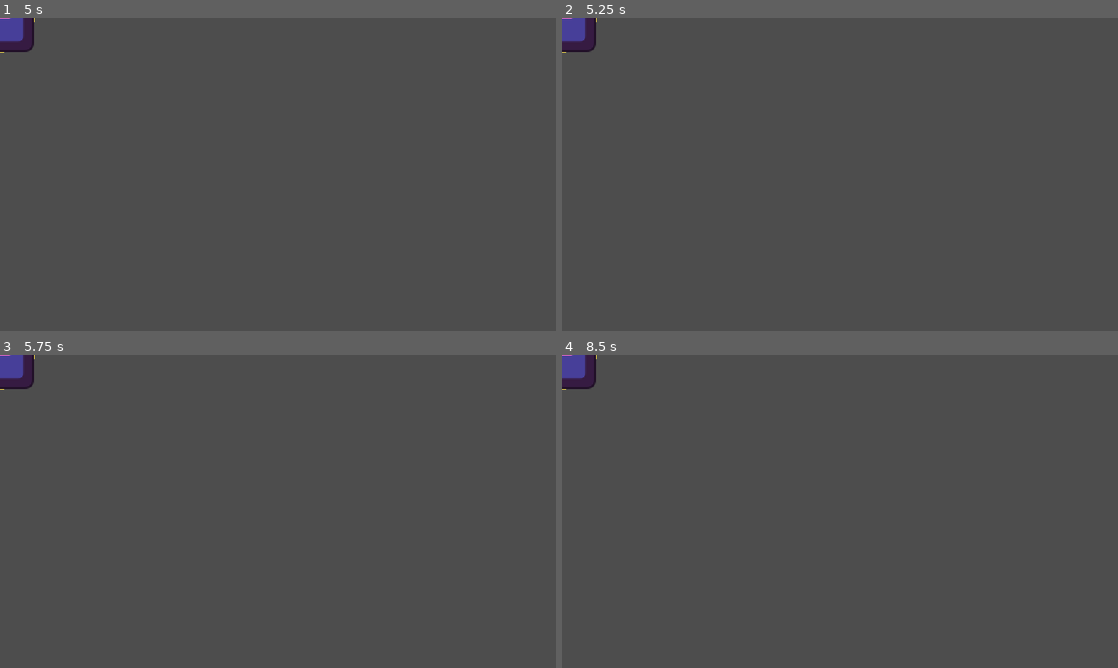
Above: before the commit, frames 1-4 (two rows, left to right).
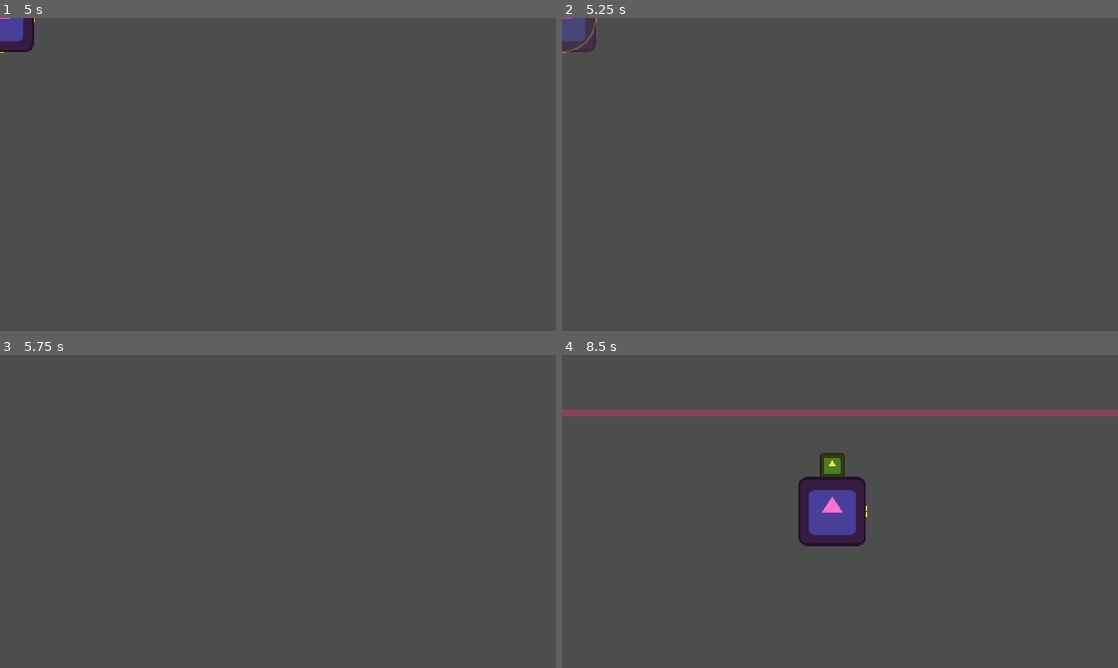
Above: after the commit, the same moments.

Repository: Moon-collab1/Brainrot-Breakout
Game: Godot game, scene res://zona_1/jefe/JefeInfluencer.tscn
The game is run twice, just before and just after one commit, with the same random seed, the same clock (stepped at 60 frames per second) and the same inputs. This scene is started directly instead of the project's main scene. The engine's default icon, where the game draws it, is replaced by a stand-in: a white triangle on a blue panel in a dark square.
Inputs:
- Up to frame 1 (5 s): tap Enter (ui_accept) at 0.5, 0.77, 1.25, 1.52, 2, 2.75, 3.02, 3.5, 3.77, 4.25, 4.52 s; hold Right (ui_right) 0.53-1.28 s; tap X (cachetada) every 0.75 s from 0.6 to 4.35 s; hold Down (ui_down) 1.28-2.03 s; hold Right (ui_right) 2.03-2.78 s; hold Up (ui_up) 2.78-3.53 s; hold Left (ui_left) from 3.53 s (still down)
- Up to frame 2 (5.25 s): release Left (ui_left) at 5.03 s; hold Down (ui_down) from 5.03 s (still down); tap X (cachetada) at 5.1 s
- Up to frame 3 (5.75 s): keep holding Down (ui_down)
- Up to frame 4 (8.5 s): release Down (ui_down) at 5.78 s; hold Right (ui_right) 5.78-6.53 s; tap X (cachetada) every 0.75 s from 5.85 to 8.1 s; tap Enter (ui_accept) at 6.02, 6.77, 7.52 s; hold Up (ui_up) 6.53-7.28 s; hold Right (ui_right) 7.28-8.03 s; hold Down (ui_down) from 8.03 s (still down)

Frame 1 is identical in both runs. In frame 2, 0.4% of the frame differs, in the area x 0-7%, y 0-12%; in frame 3, 0.7%; in frame 4, 5.9%, in the area x 0-100%, y 0-62%.
Error after the commit: Invalid access to property or key 'global_position' on a base object of type 'null instance'. (res://zona_1/jefe/jefe_influencer.gd:467)

Commit message:
todos los ataques del jefe(que tardada)

Diff:
--- /dev/null
+++ b/Brainrot-Breakout/zona_1/jefe/ataques/corazon.gd
@@ -0,0 +1,51 @@
+extends Area2D
+
+# Corazón de la Lluvia de likes y de la Lluvia grande. Va en el grupo "corazones":
+# la cachetada del jugador NO lo destruye (solo el jefe, al aturdirse, o la raíz, al morir).
+# Capa 4 (proyectiles) = 8, máscara jugador(1) + obstáculos(4) = 5.
+const MARGEN_FUERA = 150.0   # si se aleja tanto del mapa, se borra
+
+var vel = Vector2.ZERO       # la pone el jefe al crearlo
+var dano = 6.0               # la pone el jefe (DANO_LIKE)
+var rebotes = 0
+var max_rebotes = 1          # la Lluvia grande lo pone en 0: se destruye al primer obstáculo
+
+func _ready():
+	body_entered.connect(_al_tocar)
+
+func _physics_process(delta):
+	global_position += vel * delta
+	var p = global_position
+	if p.x < -MARGEN_FUERA or p.x > 1152 + MARGEN_FUERA or p.y < -MARGEN_FUERA or p.y > 648 + MARGEN_FUERA:
+		queue_free()
+
+# Placeholder dibujado: reemplazar por el PNG real del corazón
+func _draw():
+	var c = Color(1, 0.2, 0.4)
+	draw_circle(Vector2(-5, -3), 6.0, c)
+	draw_circle(Vector2(5, -3), 6.0, c)
+	draw_colored_polygon(PackedVector2Array([Vector2(-10.5, 0), Vector2(10.5, 0), Vector2(0, 12)]), c)
+
+func _al_tocar(body):
+	if is_queued_for_deletion():
+		return
+	if body.is_in_group("jugador"):
+		body.vida -= dano
+		queue_free()
+	elif body.is_in_group("rebotables") and rebotes < max_rebotes:
+		rebotar(body)
+	else:
+		queue_free()   # límites, o segundo contacto con un obstáculo
+
+# Invierte la componente del eje cuya cara golpeó (la de mayor distancia fuera del rectángulo)
+func rebotar(obst):
+	rebotes += 1
+	var col = obst.get_node("Colision")
+	var mitad = col.shape.size / 2.0
+	var d = global_position - col.global_position
+	var fuera_x = abs(d.x) - mitad.x
+	var fuera_y = abs(d.y) - mitad.y
+	if fuera_x > fuera_y:
+		vel.x = -vel.x
+	else:
+		vel.y = -vel.y
--- /dev/null
+++ b/Brainrot-Breakout/zona_1/jefe/ataques/corazon.tscn
@@ -0,0 +1,14 @@
+[gd_scene format=3]
+
+[ext_resource type="Script" path="res://zona_1/jefe/ataques/corazon.gd" id="1_corazon"]
+
+[sub_resource type="CircleShape2D" id="CircleShape2D_corazon"]
+radius = 10.0
+
+[node name="Corazon" type="Area2D" groups=["corazones"]]
+collision_layer = 8
+collision_mask = 5
+script = ExtResource("1_corazon")
+
+[node name="Forma" type="CollisionShape2D" parent="."]
+shape = SubResource("CircleShape2D_corazon")
--- /dev/null
+++ b/Brainrot-Breakout/zona_1/jefe/ataques/franja.gd
@@ -0,0 +1,33 @@
+extends Node2D
+
+# Franja vertical del "Directo en vivo". Va en el grupo "franjas" (NO en "proyectiles":
+# la cachetada no la destruye). La crea el jefe en el aviso y la activa después.
+const ALTO = 648.0   # de borde a borde del mapa
+
+var ancho = 90.0       # los pone el jefe (DIRECTO_ANCHO y DIRECTO_DOPA)
+var dopa_seg = 15.0
+var activa = false     # false = aviso (no hace daño)
+var t = 0.0
+
+func activar():
+	activa = true
+
+func _process(delta):
+	t += delta
+	if activa:
+		var jug = get_parent().get_node("Jugador")
+		# position.x es el centro de la franja
+		if abs(jug.global_position.x - global_position.x) <= ancho / 2.0:
+			jug.dopa += dopa_seg * delta
+	queue_redraw()
+
+# Placeholder dibujado: reemplazar por el sprite real de la franja
+func _draw():
+	var rect = Rect2(-ancho / 2.0, 0.0, ancho, ALTO)
+	if activa:
+		var alfa = 0.35 + 0.1 * sin(t * 8.0)   # late un poco mientras está activa
+		draw_rect(rect, Color(1, 0.1, 0.4, alfa))
+		draw_rect(rect, Color(1, 0.4, 0.6, 0.9), false, 3.0)
+	else:
+		draw_rect(rect, Color(1, 0.1, 0.4, 0.12))
+		draw_rect(rect, Color(1, 0.4, 0.6, 0.5), false, 2.0)
--- /dev/null
+++ b/Brainrot-Breakout/zona_1/jefe/ataques/franja.tscn
@@ -0,0 +1,6 @@
+[gd_scene format=3]
+
+[ext_resource type="Script" path="res://zona_1/jefe/ataques/franja.gd" id="1_franja"]
+
+[node name="Franja" type="Node2D" groups=["franjas"]]
+script = ExtResource("1_franja")
--- a/Brainrot-Breakout/zona_1/jefe/jefe_influencer.gd
+++ b/Brainrot-Breakout/zona_1/jefe/jefe_influencer.gd
@@ -17,6 +17,59 @@
 const RADIO_ANTENA = 25.0
 # Posiciones de la antena: 0 arriba, 1 izquierda, 2 derecha
 const POS_ANTENA = [Vector2(0, -95), Vector2(-95, 0), Vector2(95, 0)]
+# Cola de rotación de ataques (Parte 5)
+const PAUSA_ATAQUE = 1.5         # pausa entre ataques
+const PAUSA_ATAQUE_F2 = 1.0      # pausa en fase 2
+const ESPERA_COOLDOWN = 0.5      # si todos los ataques están en cooldown
+const COOLDOWNS = {"flash": 7.0, "lluvia": 6.0, "lluvia_grande": 12.0, "directo": 14.0, "pulso": 4.0}
+# Pulso del aro (Parte 5)
+const PULSO_DIST = 130.0     # distancia al centro que activa el pulso
+const PULSO_ESPERA = 1.2     # segundos cerca del jefe para que se active
+const PULSO_BRILLO = 0.8     # el aro brilla este tiempo antes de la onda
+const PULSO_RADIO = 140.0
+const PULSO_DANO = 5.0
+const PULSO_EMPUJE = 150.0
+const PULSO_ANIM = 0.3       # duración del dibujo de la onda
+# Contacto: si el jugador se mete dentro del cuerpo del jefe, recibe daño por segundo
+const DANO_CONTACTO = 25.0
+
+# Flash de selfie (Parte 5)
+const FLASH_AVISO = 1.0        # duración del aviso (el cono amarillo)
+const FLASH_APUNTA = 0.6       # sigue al jugador este tiempo; después bloquea el ángulo
+const FLASH_ALCANCE = 450.0
+const FLASH_SEMIANGULO = 16.0  # grados
+const FLASH_BLANCO = 1.5       # segundos de pantalla blanca si te alcanza
+# Lluvia de likes (Parte 5)
+const LLUVIA_AVISO = 0.6       # aviso antes de la primera tanda
+const LLUVIA_TANDAS = 2
+const LLUVIA_CORAZONES = 5     # corazones por tanda
+const LLUVIA_SEPARACION = 0.5  # segundos entre tandas
+const LLUVIA_ABANICO = 50.0    # grados de apertura del abanico
+const LLUVIA_VEL = 220.0       # px/s
+const DANO_LIKE = 6.0          # bajar a 5 en la Parte 7 si el jugador muere mucho
+# Lluvia grande de likes (Parte 5): corazones que caen desde la pared de arriba
+const GRANDE_AVISO = 1.2
+const GRANDE_OLAS = 6          # tandas de corazones
+const GRANDE_SEPARACION = 0.5  # segundos entre tandas
+const GRANDE_COLUMNAS = 12     # el ancho del mapa se divide en columnas
+const GRANDE_POR_OLA = 8       # corazones por tanda (quedan 4 columnas libres para esquivar)
+const GRANDE_VEL = 240.0       # px/s hacia abajo
+const GRANDE_Y = 125.0         # justo debajo de la pared de arriba (que llega hasta y=112)
+const GRANDE_X0 = 30.0
+const GRANDE_X1 = 1122.0
+const DANO_LIKE_GRANDE = 4.0   # más bajo que DANO_LIKE porque caen muchos
+# Directo en vivo (Parte 5)
+const DIRECTO_AVISO = 1.0
+const DIRECTO_ACTIVA = 5.0
+const DIRECTO_ANCHO = 90.0
+const DIRECTO_DOPA = 15.0      # dopamina por segundo mientras estés dentro
+# Cambio de set (Parte 5)
+const SETS = [Vector2(880, 300), Vector2(560, 324), Vector2(250, 324)]   # A, B, C
+const CAMBIO_DESVANECE = 0.5
+const CAMBIO_INVISIBLE = 0.5
+const CAMBIO_APARECE = 0.5
+const CAMBIO_MIN = 2           # se cambia de set cada 2-3 ataques (al azar)
+const CAMBIO_MAX = 3
 const COLOR_NORMAL = Color(1, 0.45, 0.8)
 const COLOR_ATURDIDO = Color(0.5, 0.6, 1.0)
 
@@ -31,6 +84,28 @@
 var muerto = false
 var tw_aviso = null
 var tw_parpadeo = null
+var cola = Lista.new()   # cola de rotación: se saca el primero y se reinserta al final
+var cooldown = {}        # segundos que le faltan a cada ataque para poder usarse
+var t_pelea = 0.0        # duración de la pelea (para el balance)
+var en_aviso = false     # true mientras otro ataque muestra su aviso (el pulso no se activa entonces)
+var pulso_t = 0.0        # tiempo seguido que el jugador lleva cerca
+var pulso_activo = false # true desde que empieza a brillar hasta que sale la onda
+var id_pulso = 0         # sube al cancelar el pulso (aturdir)
+var brillo = false
+var onda_r = 0.0
+var onda_a = 0.0
+var cono_activo = false  # el cono del Flash se está mostrando
+var cono_t = 0.0
+var cono_ang = 0.0       # ángulo del cono (radianes)
+var lluvia_aviso = false # se está mostrando el aviso de la Lluvia (el abanico apunta al jugador)
+var lluvia_ang = 0.0     # ángulo central del abanico (radianes)
+var grande_aviso = false # se está mostrando el aviso de la lluvia grande (barra arriba)
+
+var set_actual = 0         # 0 = A, 1 = B, 2 = C (el jefe nace en A)
+var ataques_hasta_cambio = 2   # ataques que faltan para el próximo cambio de set
+var tw_cambio = null
+var corazon_esc = preload("res://zona_1/jefe/ataques/corazon.tscn")
+var franja_esc = preload("res://zona_1/jefe/ataques/franja.tscn")
 
 @onready var antena = $Antena
 
@@ -39,6 +114,12 @@
 	for v in ANTENAS:
 		antenas.agregar_final(v)
 	nueva_antena()
+	cola.agregar_final("flash")
+	cola.agregar_final("lluvia")
+	cola.agregar_final("lluvia_grande")
+	ataques_hasta_cambio = randi_range(CAMBIO_MIN, CAMBIO_MAX)
+	for nombre in COOLDOWNS:
+		cooldown[nombre] = 0.0
 	vida_cambiada.emit(vida, VIDA_MAX)
 	# aparece con un fundido durante la intro
 	modulate.a = 0.0
@@ -47,9 +128,45 @@
 	$TimerEstado.timeout.connect(_al_terminar_estado)
 	cambiar_estado(Estado.INTRO)
 
+func _process(delta):
+	if muerto:
+		return
+	t_pelea += delta
+	for nombre in cooldown:
+		cooldown[nombre] = max(cooldown[nombre] - delta, 0.0)
+	revisar_pulso(delta)
+	dano_contacto(delta)
+	actualizar_cono(delta)
+	actualizar_aviso_lluvia()
+	queue_redraw()
+
 # El aro del jefe (se reemplaza por el sprite real)
 func _draw():
-	draw_arc(Vector2.ZERO, RADIO_CUERPO, 0.0, TAU, 48, Color(1, 0.9, 0.3), 4.0)
+	if brillo:
+		draw_arc(Vector2.ZERO, RADIO_CUERPO, 0.0, TAU, 48, Color(1, 1, 1), 9.0)
+	else:
+		draw_arc(Vector2.ZERO, RADIO_CUERPO, 0.0, TAU, 48, Color(1, 0.9, 0.3), 4.0)
+	if onda_a > 0.0:
+		draw_arc(Vector2.ZERO, onda_r, 0.0, TAU, 64, Color(1, 1, 1, onda_a), 6.0)
+	if lluvia_aviso:
+		# 5 rayitas que muestran hacia dónde saldrán los corazones
+		for i in range(LLUVIA_CORAZONES):
+			draw_line(Vector2.from_angle(angulo_corazon(i, lluvia_ang)) * (RADIO_CUERPO + 5.0), Vector2.from_angle(angulo_corazon(i, lluvia_ang)) * (RADIO_CUERPO + 90.0), Color(1, 0.2, 0.4, 0.6), 3.0)
+	if grande_aviso:
+		# barra parpadeante pegada a la pared de arriba: de ahí caerán los corazones
+		var alfa_b = 0.35 + 0.25 * sin(Time.get_ticks_msec() / 60.0)
+		draw_rect(Rect2(to_local(Vector2(0, 112)), Vector2(1152, 14)), Color(1, 0.2, 0.4, alfa_b))
+	if cono_activo:
+		# más opaco cuando ya bloqueó el ángulo
+		var alfa = 0.3
+		if cono_t > FLASH_APUNTA:
+			alfa = 0.55
+		var semi = deg_to_rad(FLASH_SEMIANGULO)
+		var puntos = PackedVector2Array([Vector2.ZERO])
+		for i in range(13):
+			var a = cono_ang - semi + (2.0 * semi) * i / 12.0
+			puntos.append(Vector2.from_angle(a) * FLASH_ALCANCE)
+		draw_colored_polygon(puntos, Color(1, 0.9, 0.1, alfa))
 
 # ---------------- Estados ----------------
 
@@ -71,10 +188,24 @@
 
 func _al_terminar_estado():
 	if estado == Estado.INTRO or estado == Estado.ATURDIDO:
-		cambiar_estado(Estado.ATACANDO)   # Parte 5: aquí arranca la cola de ataques
+		cambiar_estado(Estado.ATACANDO)
+		iniciar_ataques()
 
 func aturdir():
 	id_ataque += 1          # cancela el ataque en curso
+	id_pulso += 1           # y el pulso, si estaba brillando
+	pulso_activo = false
+	pulso_t = 0.0
+	brillo = false
+	en_aviso = false
+	cono_activo = false
+	lluvia_aviso = false
+	grande_aviso = false
+	# si estaba cambiando de set: se corta el fundido y la antena vuelve
+	if tw_cambio != null and tw_cambio.is_valid():
+		tw_cambio.kill()
+	modulate.a = 1.0
+	mostrar_antena(true)
 	limpiar_ataques()
 	cambiar_estado(Estado.ATURDIDO)
 
@@ -82,9 +213,298 @@
 	# get_nodes_in_group devuelve una copia, es seguro liberar dentro del bucle
 	for p in get_tree().get_nodes_in_group("proyectiles"):
 		p.queue_free()
+	for c in get_tree().get_nodes_in_group("corazones"):
+		c.queue_free()
 	for f in get_tree().get_nodes_in_group("franjas"):
 		f.queue_free()
 	# los zombis NO se borran
+
+# ---------------- Cola de ataques ----------------
+
+# Espera sin usar el árbol global: si el jefe se libera, la corrutina simplemente no continúa
+func esperar(seg):
+	var t = Timer.new()
+	t.one_shot = true
+	add_child(t)
+	t.start(seg)
+	await t.timeout
+	t.queue_free()
+
+func iniciar_ataques(directo = false):
+	id_ataque += 1
+	en_aviso = false
+	cono_activo = false
+	lluvia_aviso = false
+	grande_aviso = false
+	bucle_ataques(id_ataque, directo)
+
+# directo = true: ataca ya (sin pausa) e ignora los cooldowns (lo usa F3)
+func bucle_ataques(mi_id, directo):
+	var saltar_pausa = directo
+	while mi_id == id_ataque and not muerto:
+		if not saltar_pausa:
+			if fase == 2:
+				await esperar(PAUSA_ATAQUE_F2)
+			else:
+				await esperar(PAUSA_ATAQUE)
+			if mi_id != id_ataque or muerto:
+				return
+		saltar_pausa = false
+		var nombre = siguiente_ataque(directo)
+		directo = false
+		if nombre == null:
+			# todos en cooldown: espera 0,5 s y vuelve a probar sin pausa extra
+			await esperar(ESPERA_COOLDOWN)
+			saltar_pausa = true
+			continue
+		print("Cola -> ", nombre)
+		await ejecutar_ataque(nombre, mi_id)
+		cooldown[nombre] = COOLDOWNS[nombre]   # el cooldown cuenta desde que termina (o se cancela)
+		if mi_id != id_ataque or muerto:
+			return   # se canceló: no cuenta para el cambio de set
+		ataques_hasta_cambio -= 1
+		if ataques_hasta_cambio <= 0:
+			await cambiar_set(mi_id)
+			if mi_id != id_ataque or muerto:
+				return
+			ataques_hasta_cambio = randi_range(CAMBIO_MIN, CAMBIO_MAX)
+
+# Saca el primero y lo reinserta al final; si está en cooldown prueba el siguiente
+func siguiente_ataque(ignorar_cooldown):
+	for i in range(cola.tam):
+		var nombre = cola.quitar_primero()
+		cola.agregar_final(nombre)
+		if ignorar_cooldown or cooldown[nombre] <= 0.0:
+			return nombre
+	return null
+
+func ejecutar_ataque(nombre, mi_id):
+	if nombre == "flash":
+		await ataque_flash(mi_id)
+	elif nombre == "lluvia":
+		await ataque_lluvia(mi_id)
+	elif nombre == "lluvia_grande":
+		await ataque_lluvia_grande(mi_id)
+	elif nombre == "directo":
+		await ataque_directo(mi_id)
+
+# Los ataques usan esto para su aviso: mientras dura, el pulso no se activa
+func avisar(mi_id, seg):
+	en_aviso = true
+	await esperar(seg)
+	if mi_id == id_ataque:   # si se canceló, aturdir/iniciar_ataques ya lo pusieron en false
+		en_aviso = false
+
+# ---------------- Flash de selfie ----------------
+
+func ataque_flash(mi_id):
+	var jug = get_parent().get_node("Jugador")
+	cono_ang = (jug.global_position - global_position).angle()
+	cono_t = 0.0
+	cono_activo = true
+	await avisar(mi_id, FLASH_AVISO)
+	if mi_id != id_ataque or muerto:
+		return   # se canceló: aturdir() ya apagó el cono
+	cono_activo = false
+	if jugador_en_cono(jug):
+		print("Flash: te alcanzó")
+		get_parent().get_node("HUD").flash_blanco(FLASH_BLANCO)
+	else:
+		print("Flash: fallo")
+
+# El cono sigue al jugador hasta FLASH_APUNTA y luego queda bloqueado
+func actualizar_cono(delta):
+	if not cono_activo:
+		return
+	cono_t += delta
+	if cono_t <= FLASH_APUNTA:
+		var jug = get_parent().get_node("Jugador")
+		cono_ang = (jug.global_position - global_position).angle()
+
+func jugador_en_cono(jug):
+	var d = jug.global_position - global_position
+	if d.length() > FLASH_ALCANCE:
+		return false
+	return abs(angle_difference(cono_ang, d.angle())) <= deg_to_rad(FLASH_SEMIANGULO)
+
+# ---------------- Contacto ----------------
+
+func dano_contacto(delta):
+	if estado == Estado.INTRO or estado == Estado.CAMBIANDO:
+		return
+	var jug = get_parent().get_node("Jugador")
+	if jug.global_position.distance_to(global_position) <= RADIO_CUERPO:
+		jug.vida -= DANO_CONTACTO * delta
+
+# ---------------- Cambio de set ----------------
+# Fuera de la cola: lo dispara el contador ataques_hasta_cambio. Intangible mientras dura.
+
+func cambiar_set(mi_id):
+	cambiar_estado(Estado.CAMBIANDO)
+	mostrar_antena(false)
+	tw_cambio = create_tween()
+	tw_cambio.tween_property(self, "modulate:a", 0.0, CAMBIO_DESVANECE)
+	await esperar(CAMBIO_DESVANECE)
+	if mi_id != id_ataque or muerto:
+		return   # aturdir() ya restauró todo
+	# ahora es invisible: se mueve a otro set distinto del actual
+	var nuevo = (set_actual + 1 + randi() % (SETS.size() - 1)) % SETS.size()
+	set_actual = nuevo
+	position = SETS[nuevo]
+	print("Cambio de set -> ", ["A", "B", "C"][nuevo])
+	await esperar(CAMBIO_INVISIBLE)
+	if mi_id != id_ataque or muerto:
+		return
+	tw_cambio = create_tween()
+	tw_cambio.tween_property(self, "modulate:a", 1.0, CAMBIO_APARECE)
+	await esperar(CAMBIO_APARECE)
+	if mi_id != id_ataque or muerto:
+		return
+	mostrar_antena(true)
+	cambiar_estado(Estado.ATACANDO)   # el bucle de ataques sigue solo
+
+# ---------------- Lluvia de likes ----------------
+
+func ataque_lluvia(mi_id):
+	var jug = get_parent().get_node("Jugador")
+	lluvia_ang = (jug.global_position - global_position).angle()
+	lluvia_aviso = true
+	await avisar(mi_id, LLUVIA_AVISO)
+	lluvia_aviso = false
+	if mi_id != id_ataque or muerto:
+		return   # se canceló: aturdir() ya limpió todo
+	for t in range(LLUVIA_TANDAS):
+		disparar_tanda(jug)
+		if t < LLUVIA_TANDAS - 1:
+			await esperar(LLUVIA_SEPARACION)
+			if mi_id != id_ataque or muerto:
+				return
+
+# ---------------- Lluvia grande de likes ----------------
+
+func ataque_lluvia_grande(mi_id):
+	grande_aviso = true
+	await avisar(mi_id, GRANDE_AVISO)
+	grande_aviso = false
+	if mi_id != id_ataque or muerto:
+		return   # se canceló: aturdir() ya borró los corazones
+	for k in range(GRANDE_OLAS):
+		disparar_ola_grande()
+		if k < GRANDE_OLAS - 1:
+			await esperar(GRANDE_SEPARACION)
+			if mi_id != id_ataque or muerto:
+				return
+
+# Cada tanda llena GRANDE_POR_OLA de las columnas (al azar) y deja el resto libre
+func disparar_ola_grande():
+	var columnas = []
+	for i in range(GRANDE_COLUMNAS):
+		columnas.append(i)
+	columnas.shuffle()
+	var ancho_col = (GRANDE_X1 - GRANDE_X0) / GRANDE_COLUMNAS
+	for k in range(GRANDE_POR_OLA):
+		var c = corazon_esc.instantiate()
+		c.position = Vector2(GRANDE_X0 + ancho_col * (columnas[k] + 0.5) + randf_range(-12.0, 12.0), GRANDE_Y)
+		c.vel = Vector2(0, GRANDE_VEL)
+		c.dano = DANO_LIKE_GRANDE
+		c.max_rebotes = 0   # no rebotan: al tocar un auto o basurero se destruyen
+		get_parent().add_child(c)
+
+# Durante el aviso el abanico sigue al jugador; al disparar se calcula de nuevo
+func actualizar_aviso_lluvia():
+	if not lluvia_aviso:
+		return
+	var jug = get_parent().get_node("Jugador")
+	lluvia_ang = (jug.global_position - global_position).angle()
+
+# Ángulo del corazón número i dentro del abanico centrado en "centro"
+func angulo_corazon(i, centro):
+	var abanico = deg_to_rad(LLUVIA_ABANICO)
+	return centro - abanico / 2.0 + abanico * i / (LLUVIA_CORAZONES - 1)
+
+func disparar_tanda(jug):
+	var centro = (jug.global_position - global_position).angle()
+	for i in range(LLUVIA_CORAZONES):
+		var c = corazon_esc.instantiate()
+		c.position = position   # el jefe y los corazones son hijos de la misma raíz
+		c.vel = Vector2.from_angle(angulo_corazon(i, centro)) * LLUVIA_VEL
+		c.dano = DANO_LIKE
+		get_parent().add_child(c)
+	print("Lluvia: tanda de ", LLUVIA_CORAZONES, " corazones")
+
+# ---------------- Directo en vivo (fase 2) ----------------
+
+func ataque_directo(mi_id):
+	var jug = get_parent().get_node("Jugador")
+	# la franja se centra en la x del jugador al empezar el aviso y ya no se mueve
+	var f = franja_esc.instantiate()
+	f.position = Vector2(jug.global_position.x, 0)
+	f.ancho = DIRECTO_ANCHO
+	f.dopa_seg = DIRECTO_DOPA
+	get_parent().add_child(f)
+	get_parent().move_child(f, 1)   # justo encima del Mapa, debajo de jugador, zombis y jefe
+	await avisar(mi_id, DIRECTO_AVISO)
+	if mi_id != id_ataque or muerto:
+		return   # se canceló: aturdir() ya borró la franja (grupo "franjas")
+	f.activar()
+	print("Directo: franja activa")
+	await esperar(DIRECTO_ACTIVA)
+	if mi_id != id_ataque or muerto:
+		return
+	if is_instance_valid(f):
+		f.queue_free()
+
+# ---------------- Pulso del aro ----------------
+# Es reactivo: no está en la cola. Solo en ATACANDO y sin cortar el aviso de otro ataque.
+
+func revisar_pulso(delta):
+	if estado != Estado.ATACANDO or pulso_activo or cooldown["pulso"] > 0.0:
+		pulso_t = 0.0
+		return
+	if en_aviso:
+		return   # no acumula mientras otro ataque avisa, pero conserva lo ya acumulado
+	var jug = get_parent().get_node("Jugador")
+	if jug.global_position.distance_to(global_position) <= PULSO_DIST:
+		pulso_t += delta
+		if pulso_t >= PULSO_ESPERA:
+			pulso_t = 0.0
+			lanzar_pulso()
+	else:
+		pulso_t = 0.0   # si se aleja, empieza de cero
+
+func lanzar_pulso():
+	var mi_id = id_pulso
+	pulso_activo = true
+	brillo = true
+	print("Pulso: brilla")
+	await esperar(PULSO_BRILLO)
+	if mi_id != id_pulso or muerto:
+		return   # se aturdió: aturdir() ya limpió las banderas
+	if estado != Estado.ATACANDO:
+		brillo = false
+		pulso_activo = false
+		return
+	brillo = false
+	pulso_activo = false
+	disparar_onda()
+	cooldown["pulso"] = COOLDOWNS["pulso"]
+
+func disparar_onda():
+	var jug = get_parent().get_node("Jugador")
+	var d = jug.global_position - global_position
+	if d.length() <= PULSO_RADIO:
+		jug.vida -= PULSO_DANO
+		var dir = Vector2.RIGHT
+		if d.length() > 0.1:
+			dir = d.normalized()
+		jug.empujar(dir * PULSO_EMPUJE)
+		print("Pulso: golpea al jugador")
+	# dibujo de la onda que se abre y se desvanece
+	onda_r = 0.0
+	onda_a = 1.0
+	var tw = create_tween().set_parallel(true)
+	tw.tween_property(self, "onda_r", PULSO_RADIO, PULSO_ANIM)
+	tw.tween_property(self, "onda_a", 0.0, PULSO_ANIM)
 
 # ---------------- Antena ----------------
 
@@ -154,10 +574,12 @@
 func entrar_fase_2():
 	fase = 2
 	antena.position = POS_ANTENA[randi() % 3]   # la antena actual se reubica
-	print("Jefe: FASE 2")   # Parte 5: aquí entra "Directo en vivo" a la cola
+	cola.agregar_final("directo")   # entra "Directo en vivo" a la cola
+	print("Jefe: FASE 2")
 
 func morir():
 	muerto = true
+	print("Pelea terminada en ", snappedf(t_pelea, 0.1), " s")
 	murio.emit()
 	queue_free()
 
@@ -169,8 +591,25 @@
 	if event is InputEventKey and event.pressed and not event.echo:
 		if event.keycode == KEY_F2:
 			aturdir()
+		elif event.keycode == KEY_F3 and estado == Estado.ATACANDO:
+			limpiar_ataques()
+			iniciar_ataques(true)   # fuerza el siguiente ataque de la cola, sin pausa ni cooldown
+		elif event.keycode == KEY_F5:
+			print("Duración de la pelea: ", snappedf(t_pelea, 0.1), " s")
 		elif event.keycode == KEY_F4 and fase == 1:
 			quitar_vida(vida - FASE2_VIDA + 1)
+		elif event.keycode == KEY_F8 and estado == Estado.ATACANDO:
+			# fuerza un cambio de set ya (cancela el ataque en curso y reanuda la cola al terminar)
+			limpiar_ataques()
+			id_ataque += 1
+			en_aviso = false
+			cono_activo = false
+			lluvia_aviso = false
+			grande_aviso = false
+			var mi_id = id_ataque
+			await cambiar_set(mi_id)
+			if mi_id == id_ataque and not muerto:
+				iniciar_ataques()
 		elif event.keycode == KEY_F6:
 			recibir_golpe(antena.global_position)   # golpe de prueba a la antena
 		elif event.keycode == KEY_F7:
--- a/Brainrot-Breakout/zona_1/jugador/jugador.gd
+++ b/Brainrot-Breakout/zona_1/jugador/jugador.gd
@@ -3,6 +3,7 @@
 # Valores visuales/colisión (para revertir: ESCALA = 1.0, RADIO = 10.0)
 const ESCALA = 0.4
 const RADIO = 20.0
+const EMPUJE_TIEMPO = 0.25   # lo que dura el empujón del Pulso del jefe
 
 var vel = 300.0
 var cel_abierto = false
@@ -13,6 +14,8 @@
 var alcance = 100.0
 var reg = Registro.new()
 var record = 0
+var empuje = Vector2.ZERO   # velocidad extra (la pone empujar() y decae sola)
+var empuje_decae = 0.0
 
 func _ready():
 	add_to_group("jugador")
@@ -49,8 +52,14 @@
 	if vida <= 0.0:
 		perder("Perdiste por vida")
 
-	velocity = dir * vel_act
-	move_and_slide()
+	velocity = dir * vel_act + empuje
+	empuje = empuje.move_toward(Vector2.ZERO, empuje_decae * delta)
+	move_and_slide()   # respeta autos, basureros y muros aunque haya empuje
+
+# Empuja al jugador "desplaz" píxeles en total (si no choca con nada)
+func empujar(desplaz):
+	empuje = desplaz * 2.0 / EMPUJE_TIEMPO
+	empuje_decae = empuje.length() / EMPUJE_TIEMPO
 
 func perder(razon):
 	print(razon)
@@ -63,10 +72,7 @@
 		if global_position.distance_to(z.global_position) < alcance:
 			z.liberar()
 			libres += 1
-	# los corazones del jefe se destruyen, pero NO suman a libres
-	for p in get_tree().get_nodes_in_group("proyectiles"):
-		if global_position.distance_to(p.global_position) < alcance:
-			p.queue_free()
+	# los corazones del jefe ya no se pueden bloquear con la cachetada
 	# el jefe decide solo si el golpe lo alcanza (cuerpo o antena)
 	for j in get_tree().get_nodes_in_group("jefe"):
 		j.recibir_golpe(global_position)
--- a/Brainrot-Breakout/zona_1/sistema/oleadas.gd
+++ b/Brainrot-Breakout/zona_1/sistema/oleadas.gd
@@ -90,6 +90,8 @@
 		z.queue_free()
 	for p in get_tree().get_nodes_in_group("proyectiles"):
 		p.queue_free()
+	for c in get_tree().get_nodes_in_group("corazones"):
+		c.queue_free()
 	for f in get_tree().get_nodes_in_group("franjas"):
 		f.queue_free()
 	pausa = 3.0
Not shown, removed: Brainrot-Breakout/zona_1/jefe/ataques/.gitkeep
